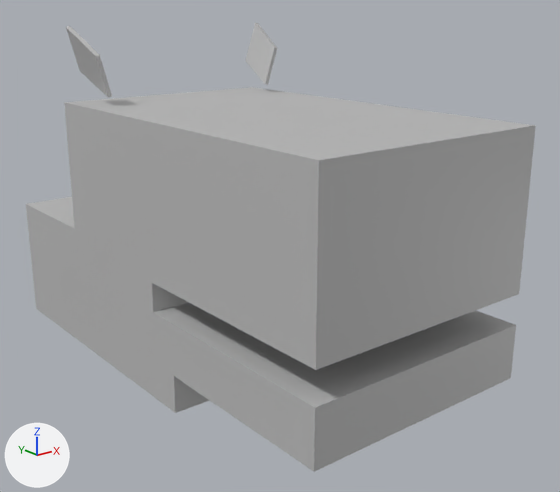
An edit to the FBX model Assets/Model/Creatures/hippo.fbx, drawn before and after from the same camera.
Rendered twice from a 50 mm lens placed at (-3.99, -0.13, 3.27), pointed at (0.32, 5.25, 1.11). Arrows for +X, +Y and +Z are at lower left; the lights stay in place. Where no turn or scale is listed for an object, it has been applied to the vertices.

Objects in the first picture: 'body', 'ear_l', 'ear_r'.
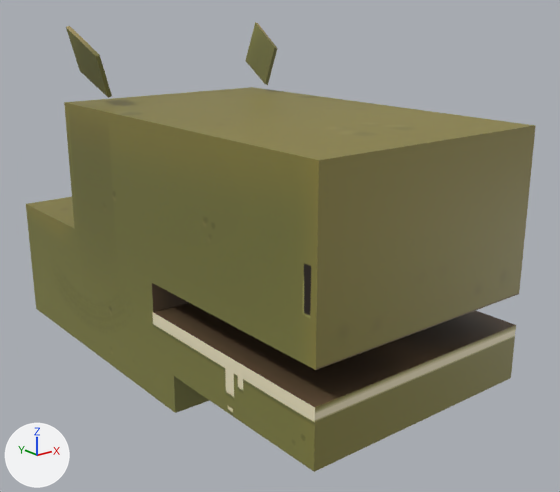
Pixel boxes (x1, y1, x2, y2) of what changed, in the pictures (560 x 492 px):
'body', recoloured (grey to yellow): (26, 87, 536, 472) in both
'ear_r', recoloured (grey to yellow): (66, 26, 112, 98) in both
'ear_l', recoloured (grey to yellow): (245, 22, 278, 85) in both

What changed in the scene script:
```text
Add img_hippo_texture_uv2_png:
    img_hippo_texture_uv2_png = load_image('hippo texture UV2.png', '_unpacked/hippo_texture_UV2.png', 1024, 1024, 'sRGB')
Add mat_hippo_m:
    mat_hippo_m = principled_material('hippo_m')
    mat_hippo_m.texture = img_hippo_texture_uv2_png  # with its transparency
Change me_mesh_002:
    where me_mesh_002.from_pydata(...)  # 8 vertices, 6 faces; spans x 0.841..1.049, y 6.119..6.554, z 2.48..3.077
    remove me_mesh_002.materials.append(mat_lambert1)  # grey #bcbcbc
    add me_mesh_002.materials.append(mat_hippo_m)  # picture img_hippo_texture_uv2_png
Change me_mesh:
    where me_mesh.from_pydata(...)  # 70 vertices, 68 faces; spans x -1.06..1.06, y -2.36..2.36, z -1.29..1.1
    remove me_mesh.materials.append(mat_lambert1)  # grey #bcbcbc
    add me_mesh.materials.append(mat_hippo_m)  # picture img_hippo_texture_uv2_png
Change me_mesh_003:
    where me_mesh_003.from_pydata(...)  # 8 vertices, 6 faces; spans x -1.049..-0.841, y 6.119..6.554, z 2.48..3.077
    remove me_mesh_003.materials.append(mat_lambert1)  # grey #bcbcbc
    add me_mesh_003.materials.append(mat_hippo_m)  # picture img_hippo_texture_uv2_png
```
